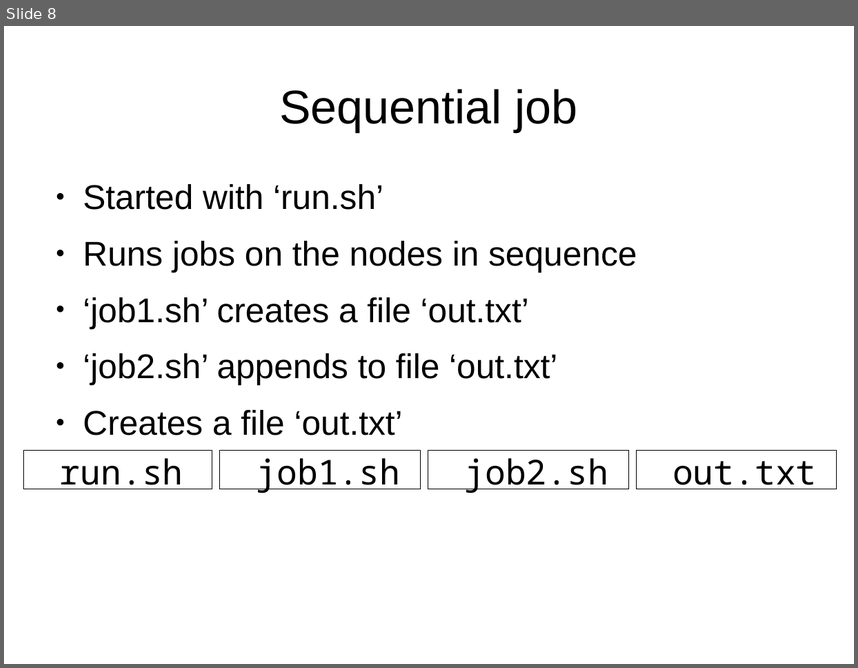
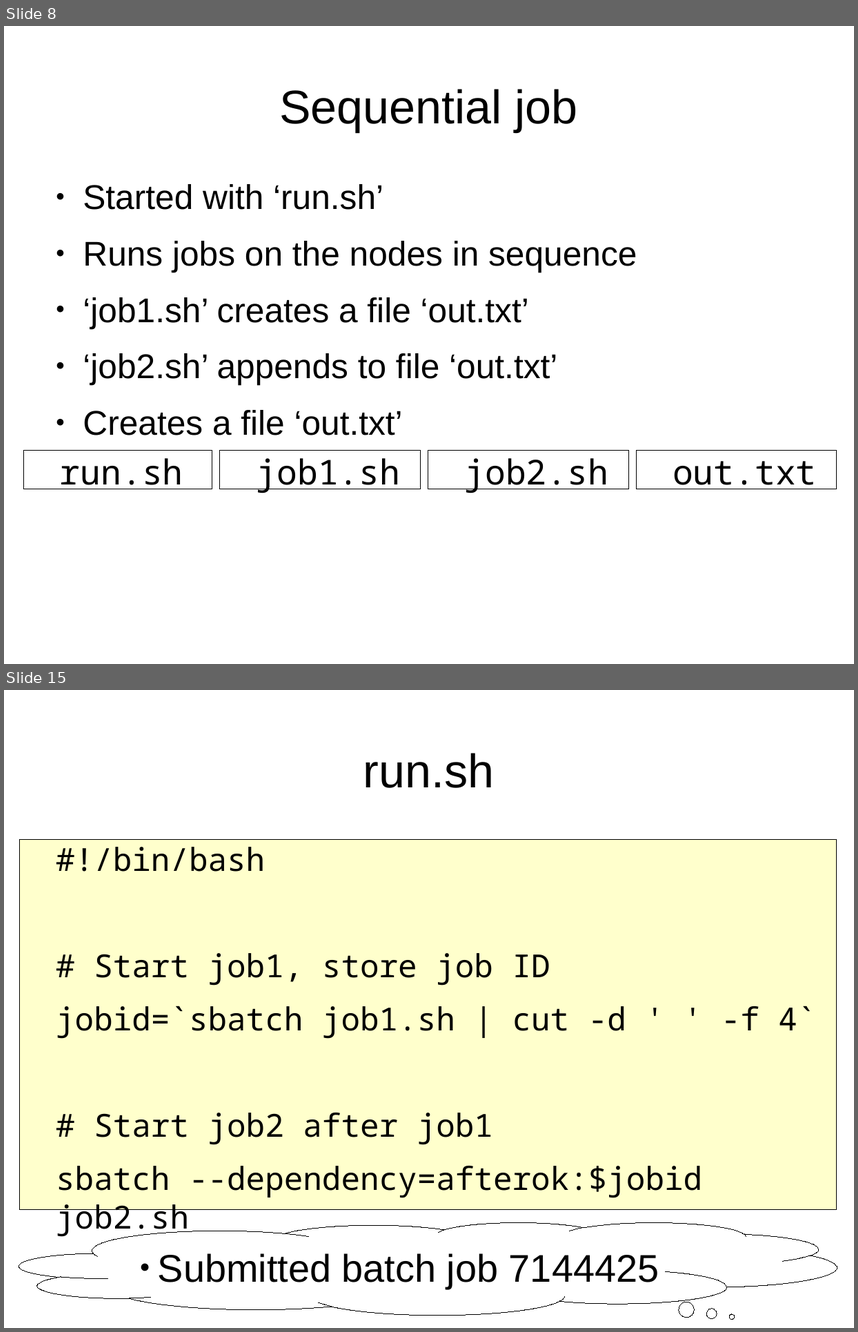
Before and after one commit to richelbilderbeek/peregrine, a slide deck: ParallelComputation.odp. Shown one above the other, each under a label of ours: slide 8 before the commit, slides 8 and 15 after it; the slides between them are not shown. The pictures are 858x668 and 858x1332 pixels, drawn with LibreOffice and Linux fonts; fonts in the diff are those of the drawing. Boxes give left, top, right and bottom in pixels: in the first picture for what was removed or moved away, otherwise in the second. Text is boxed around its words. In the diff, an @@ line names an element or a change of style, - is before the commit and + after.

```diff
--- a/ParallelComputation.odp
+++ b/ParallelComputation.odp
@@ slide 15 added at [4,690,854,1328], background #FFFFFF @@
@@ title added at [363,753,495,788], 44 pt, text #000000 @@
+run.sh
@@ text added at [19,839,837,1208], fill #FFFFCC, outline #000000 0 pt, 29.6 pt, text #000000 @@
+#!/bin/bash
+# Start job1, store job ID
+jobid=`sbatch job1.sh | cut -d ' ' -f 4`
+# Start job2 after job1
+sbatch --dependency=afterok:$jobid job2.sh
@@ thought cloud added at [19,1222,837,1315], fill #FFFFFF, outline #000000 0 pt, 36 pt, text #000000 @@
+● Submitted batch job 7144425
```
Also in this commit, not shown: 3 slides changed, 5 other slides added, 11 other files.
